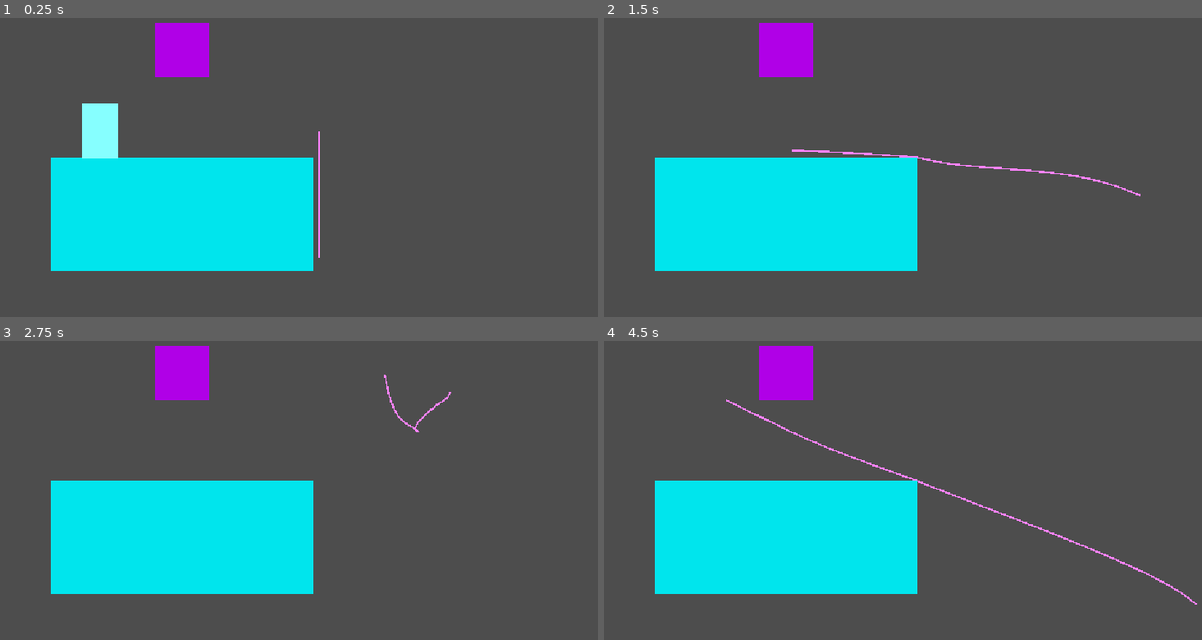
Above: before the commit, frames 1-4 (two rows, left to right).
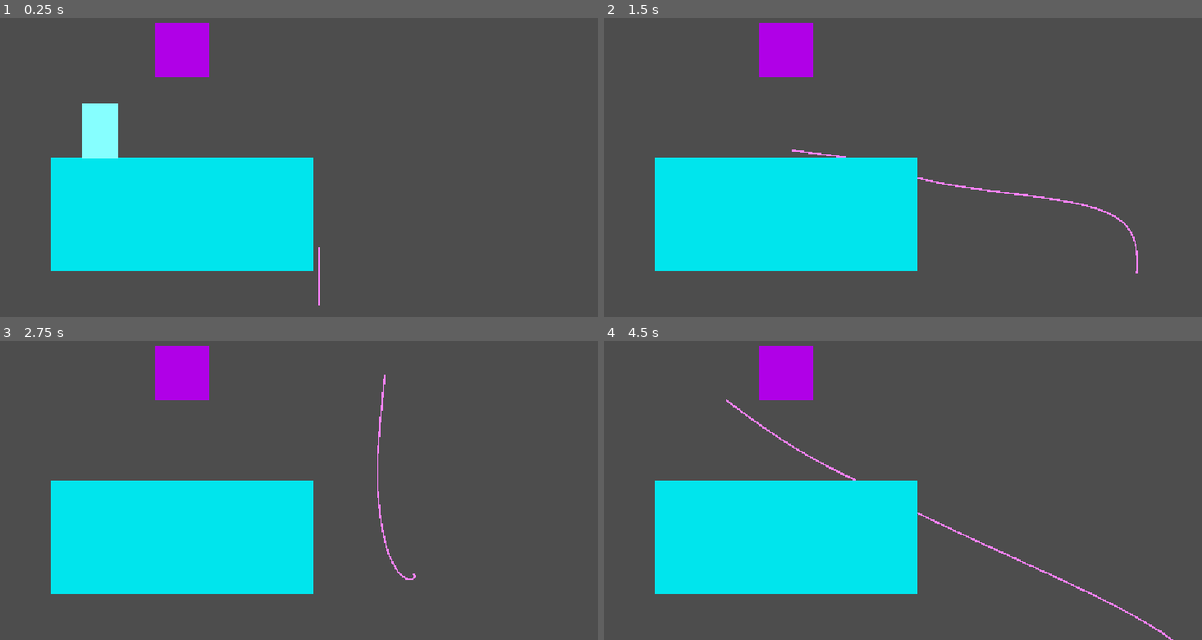
Above: after the commit, the same moments.

Repository: madgustoo/sandbox
Game: Godot game, scene res://main.tscn
Same seed, same stepped clock (60 frames per second), same inputs: the game is played once before the commit and once after it.
Inputs (mouse positions are in pixels of both pictures, inside the frame that each line leads up to):
- Up to frame 1 (0.25 s): no input
- Up to frame 2 (1.5 s): tap Enter at 0.5 s; move the mouse to (1070, 113) at 0.52 s; hold Right (ui_right) from 0.53 s (still down); click (1070, 113) at 0.6 s; move the mouse to (789, 149) at 1.27 s; click (789, 149) at 1.35 s
- Up to frame 3 (2.75 s): move the mouse to (382, 373) at 2.02 s; release Right (ui_right) at 2.03 s; hold Left (ui_left) from 2.03 s (still down); click (382, 373) at 2.1 s
- Up to frame 4 (4.5 s): move the mouse to (891, 529) at 2.77 s; release Left (ui_left) at 2.78 s; hold Right (ui_right) 2.78-4.28 s; click (891, 529) at 2.85 s; move the mouse to (1118, 511) at 3.52 s; click (1118, 511) at 3.6 s; move the mouse to (723, 400) at 4.27 s; hold Left (ui_left) from 4.28 s (still down); click (723, 400) at 4.35 s

The runs differ from the first frame. In frame 1, 0.1% of the frame differs, in the area x 53-54%, y 37-97%; in frame 2, 0.6%; in frame 3, 0.3%; in frame 4, 0.9%, in the area x 20-100%, y 19-100%.

Commit message:
spawn rope on left click

Diff:
--- a/pendulum.tscn
+++ b/pendulum.tscn
@@ -6,7 +6,7 @@
 
 [node name="Marker2D" type="Marker2D" parent="." unique_id=1817467122]
 script = ExtResource("1_l2p1o")
-end_position = Vector2(0, 40)
+end_position = Vector2(0, 80)
 
 [node name="Camera2D" type="Camera2D" parent="." unique_id=1496240071]
-zoom = Vector2(4, 4)
+zoom = Vector2(2, 2)
--- a/project.godot
+++ b/project.godot
@@ -38,6 +38,11 @@
 , Object(InputEventKey,"resource_local_to_scene":false,"resource_name":"","device":-1,"window_id":0,"alt_pressed":false …(183 unchanged characters)…
 ]
 }
+click={
+"deadzone": 0.2,
+"events": [Object(InputEventMouseButton,"resource_local_to_scene":false,"resource_name":"","device":-1,"window_id":0,"alt_pressed":false,"shift_pressed":false,"ctrl_pressed":false,"meta_pressed":false,"button_mask":0,"position":Vector2(0, 0),"global_position":Vector2(0, 0),"factor":1.0,"button_index":1,"canceled":false,"pressed":false,"double_click":false,"script":null)
+]
+}
 
 [layer_names]
 
--- a/scripts/pendulum.gd
+++ b/scripts/pendulum.gd
@@ -40,11 +40,12 @@
 	set_start_position(global_position, end_position)
 
 func process_velocity(delta: float) -> void:
-	angular_accleration = ((-gravity.y * delta) / arm_length) * sin(angle)
-	angular_velocity += angular_accleration
-	angular_velocity *= dampening
-	angle += angular_velocity
-
+	angular_accleration = (-gravity.y * delta) / arm_length * sin(angle)
+	angular_velocity += angular_accleration * delta
+	angular_velocity *= dampening # dampening is a percentage which slows down the angular_velocity
+	angle += angular_velocity * delta
+	# angle = wrapf(angle, 0.0, TAU)
+	print("Angle: ", rad_to_deg(angle))
 	end_position = pivot_point + Vector2(arm_length * sin(angle), arm_length * cos(angle))
 
 # To add impulse (force) to angular velocity
@@ -54,7 +55,6 @@
 func game_input() -> void:
 	var direction := Input.get_axis("ui_left", "ui_right")
 	if direction:
-		print("direction: ", direction)
 		add_angular_velocity(direction * 0.02)
 
 func _draw() -> void:
--- a/scripts/rope_verlet.gd
+++ b/scripts/rope_verlet.gd
@@ -14,7 +14,7 @@
 
 @export var number_of_rope_segments: int = 50 # Rope length
 @export var rope_segment_length: float = 0.225 # The distance between rope segments
-@export var gravity: Vector2 = Vector2(0, 2)
+@export var gravity: Vector2 = Vector2(0, 9.81)
 @export var dampening: float = 0.98 # To control swinging, the higher the number, the higher the system willl oscillate until stopping (loss of enegery)
 
 @export var number_of_constraint_runs = 50; # To correct the rope, you can get stability with the rope by running 20 iterations, higher means slower but more accurate
@@ -29,11 +29,20 @@
 
 var collision_query: PhysicsShapeQueryParameters2D
 
+# Make it required with an export prop when ready
+var start_position: Vector2 = global_position
+
 var rope_segments: Array[RopeSegment] = []
 var points: PackedVector2Array
 
+func set_start(point: Vector2) -> void:
+	points[0] = point
+
+func set_last(point: Vector2) -> void:
+	points[points.size() - 1] = point
+
 func _ready() -> void:
-	var start_position := get_global_mouse_position()
+	print("start_position at: ", start_position)
 
 	# Initialize rope segments
 	for i in range(number_of_rope_segments):
@@ -54,6 +63,11 @@
 	collision_query.collide_with_areas = true
 
 func _physics_process(delta: float) -> void:
+	if Input.is_action_just_pressed("click"):
+		start_position = get_global_mouse_position()
+		set_start(get_global_mouse_position())
+		print("")
+
 	simulate(delta)
 
 	# It's not as expensive as you think because we're not dealing with all the overhead from Godot's built-in physic components
@@ -89,7 +103,7 @@
 func apply_constraints():
 	# Keep first point attached to the mouse
 	var first_rope_segment = rope_segments[0]
-	first_rope_segment.current_position = get_global_mouse_position()
+	first_rope_segment.current_position = start_position
 
 	# (len - 1) because we're going to be looking one step ahead, skips the last point because last point doesn't have a next
 	for i in range(len(rope_segments) - 1):
